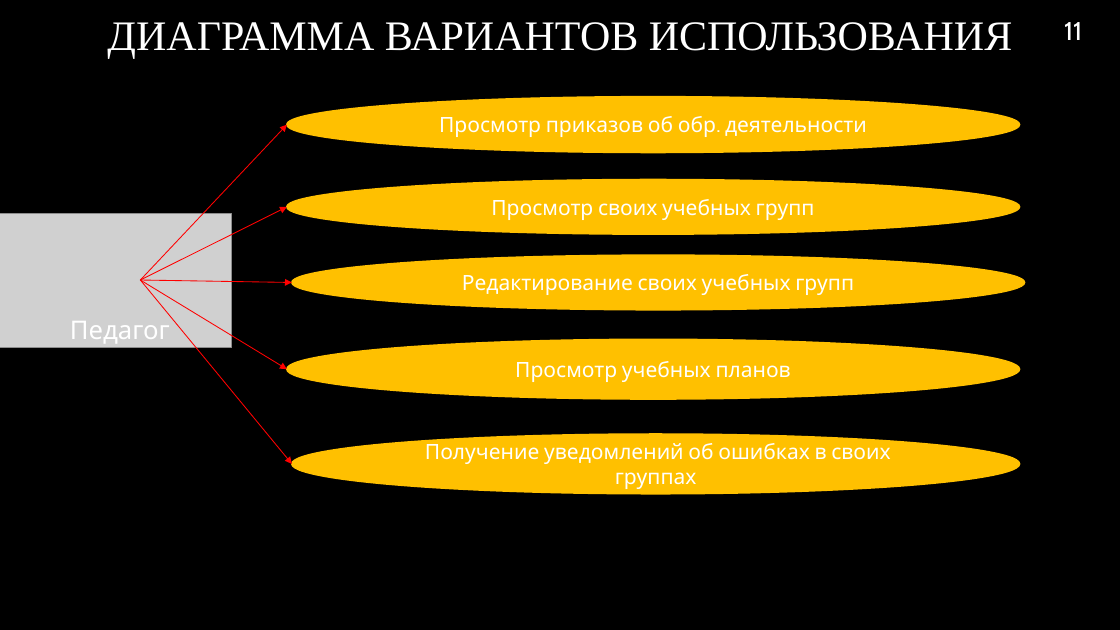
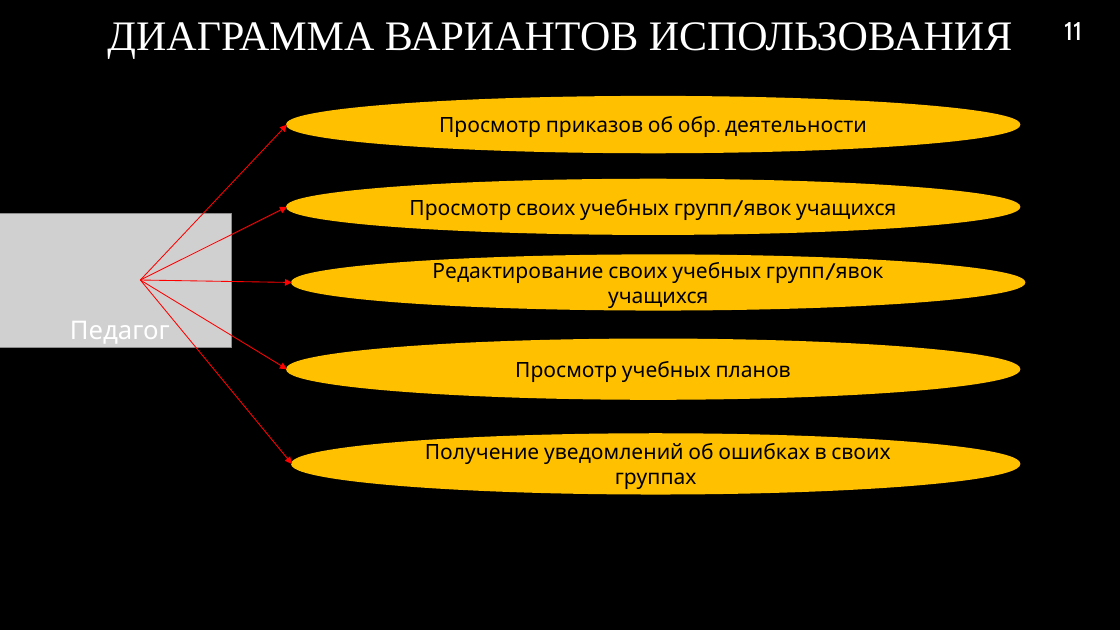
Before and after one commit to RAdKuzur/ASTU, a slide deck: slide 11 of Дипломная работа/Презентация.pptx. Drawn at 1120x630 pixels with LibreOffice and Linux fonts; fonts in the diff are those of the drawing; grey boxes stand for pictures; background and template pictures are left out. Boxes give left, top, right and bottom in pixels: in the first picture for what was removed or moved away, otherwise in the second. Text is boxed around its words. In the diff, an @@ line names an element or a change of style, - is before the commit and + after.

```diff
--- a/Дипломная работа/Презентация.pptx
+++ b/Дипломная работа/Презентация.pptx
@@ text in ellipse at (409, 199, 896, 220): text changed; text colour #FFFFFF to #000000 @@
-Просмотр своих учебных групп
+Просмотр своих учебных групп/явок учащихся
@@ text in ellipse at (432, 258, 884, 308): text changed; text colour #FFFFFF to #000000 @@
-Редактирование своих учебных групп
+Редактирование своих учебных групп/явок учащихся
@@ text colour #FFFFFF to #000000 in 3 elements at (287, 339, 1020, 399), (287, 97, 1020, 152), (292, 434, 1020, 494) @@
```
Also in this commit, not shown: 3 other slides changed, 7 slides added, 3 slides removed, 1 other file.
